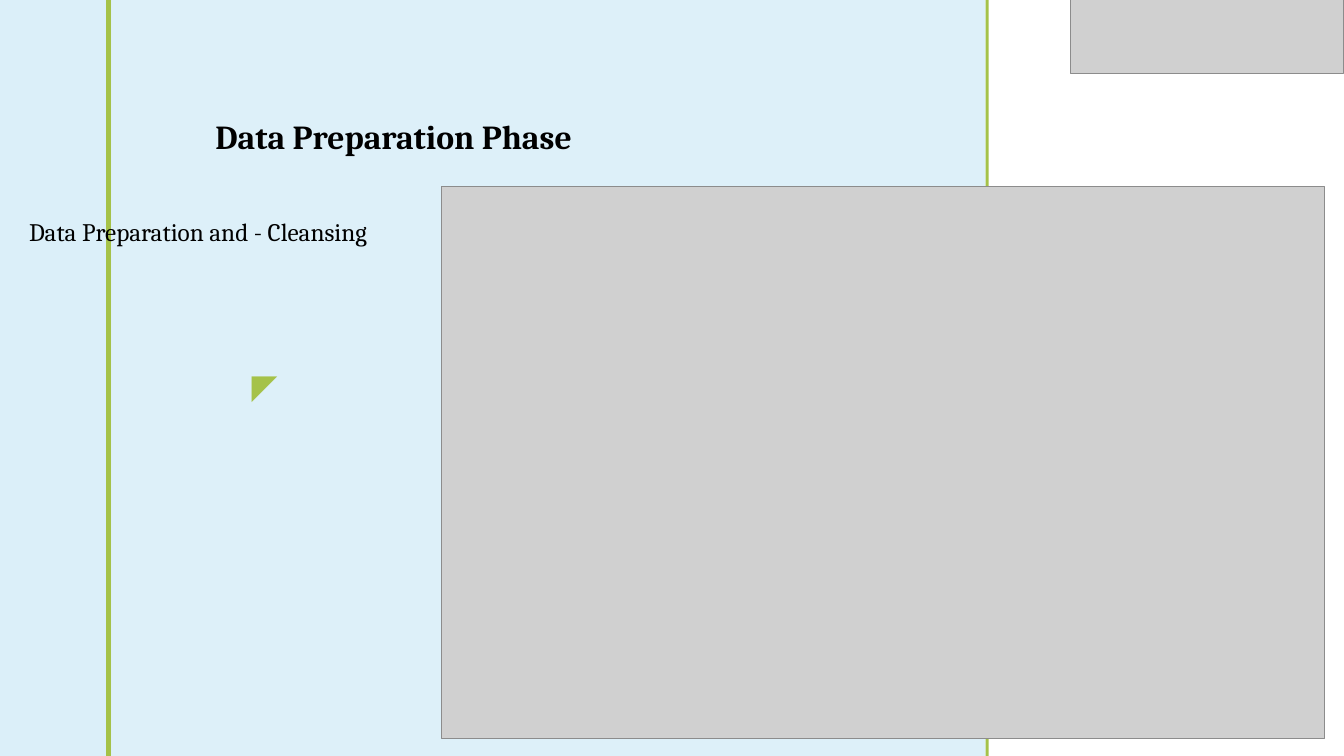
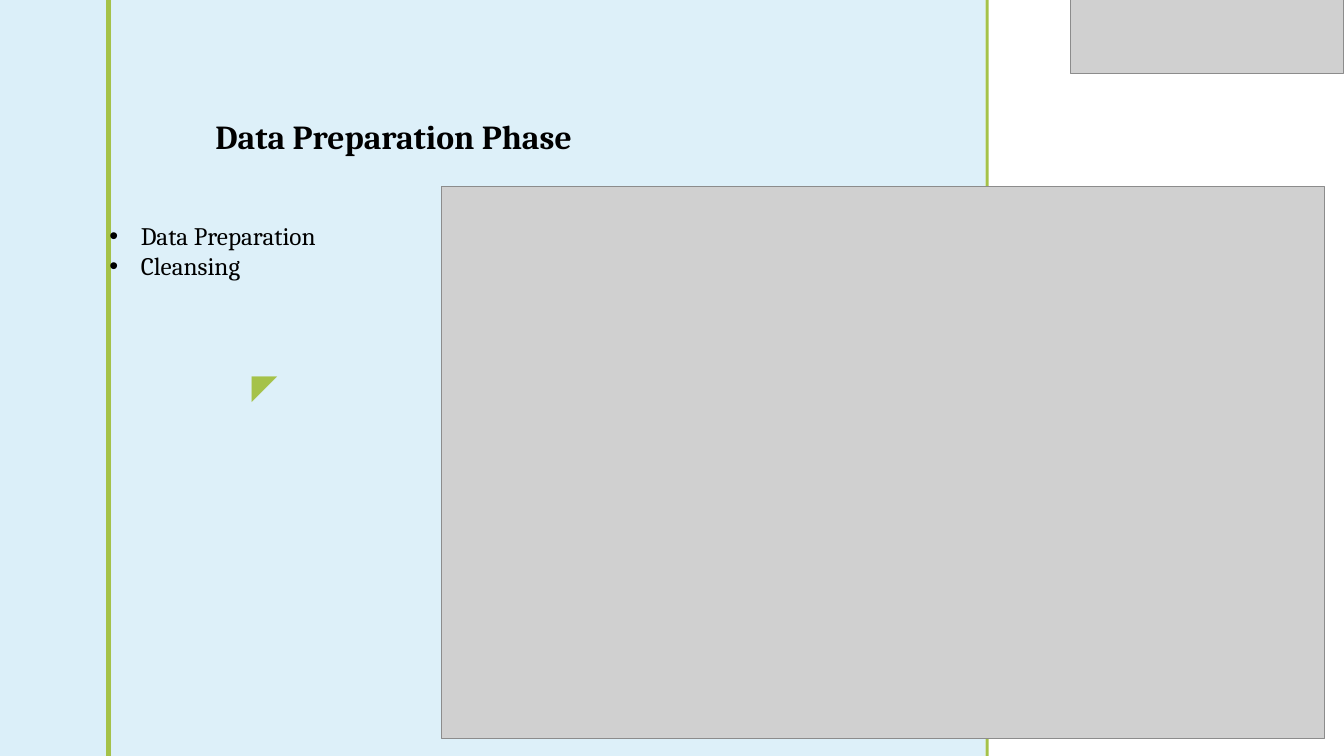
Before and after one commit to turoprophet/DAWA_DWH, a slide deck: slide 9 of DAWA.pptx (slide 8 before the commit). Drawn at 1344x756 pixels with LibreOffice and Linux fonts; fonts in the diff are those of the drawing; grey boxes stand for pictures; background and template pictures are left out. Boxes give left, top, right and bottom in pixels: in the first picture for what was removed or moved away, otherwise in the second. Text is boxed around its words. In the diff, an @@ line names an element or a change of style, - is before the commit and + after.

```diff
--- a/DAWA.pptx
+++ b/DAWA.pptx
@@ text at <box>141,228,316,281</box>: text changed @@
-Data Preparation and - Cleansing
+• Data Preparation
+• Cleansing
```
Also in this commit, not shown: 1 slide added, 1 other file.
